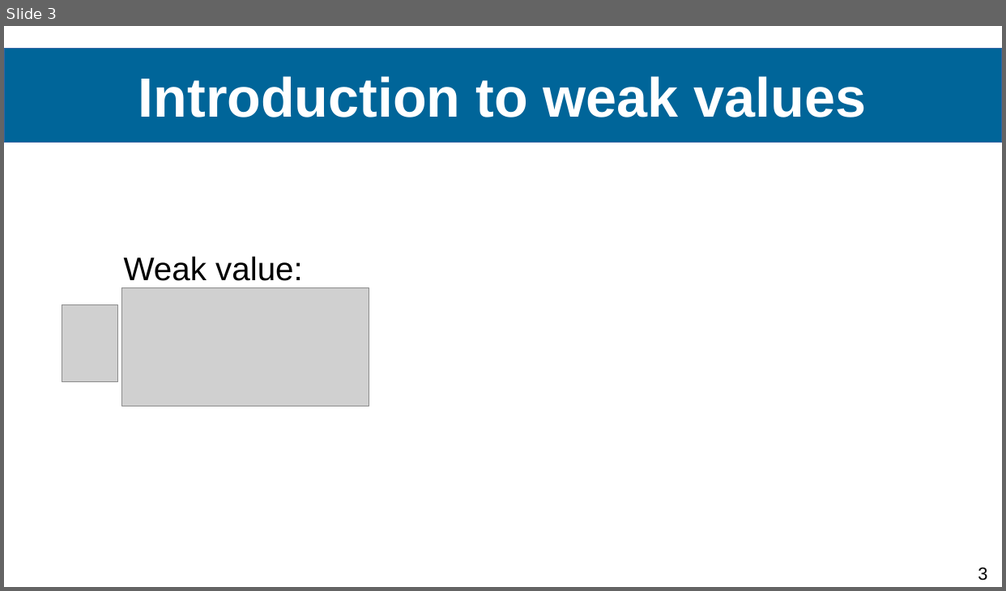
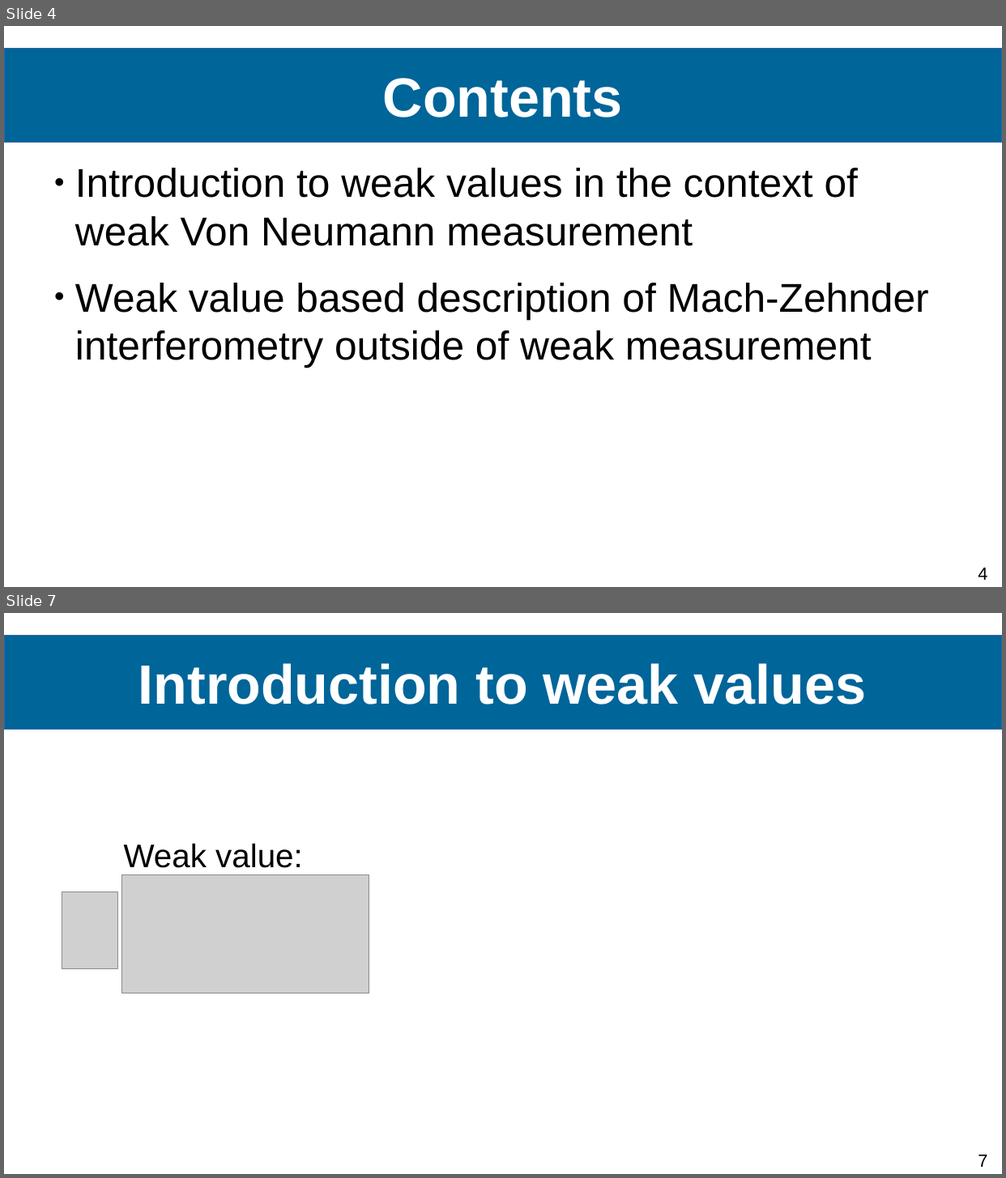
Before and after one commit to Ismaele-vincent/PhD, a slide deck: 2024/Conference abstract/Conference FOMO/Presentation FOMO 2024.odp. Shown one above the other, each under a label of ours: slide 3 before the commit, slides 4 and 7 after it; the slides between them are not shown. The pictures are 1006x591 and 1006x1178 pixels, drawn with LibreOffice and Linux fonts; fonts in the diff are those of the drawing; grey boxes stand for pictures; background and template pictures are left out. Boxes give left, top, right and bottom in pixels: in the first picture for what was removed or moved away, otherwise in the second. Text is boxed around its words. In the diff, an @@ line names an element or a change of style, - is before the commit and + after.

```diff
--- a/2024/Conference abstract/Conference FOMO/Presentation FOMO 2024.odp
+++ b/2024/Conference abstract/Conference FOMO/Presentation FOMO 2024.odp
@@ slide 4 added at (4, 26, 1002, 587), background #FFFFFF; not listed: 1 template element that a slide beside it also shows @@
@@ title added at (4, 49, 1002, 143), fill #006599, outline #3465A4 0 pt, 44 pt, text #FFFFFF, bold @@
+Contents
@@ text added at (75, 168, 929, 368), 32 pt, text #000000 @@
+● Introduction to weak values in the context of weak Von Neumann measurement
+● Weak value based description of Mach-Zehnder interferometry outside of weak measurement
@@ what was slide 3 is now slide 7 @@
@@ page number at (978, 1155, 987, 1167): text changed @@
-3
+7
```
Also in this commit, not shown: 11 slides changed, 13 other slides added, 6 other files.
